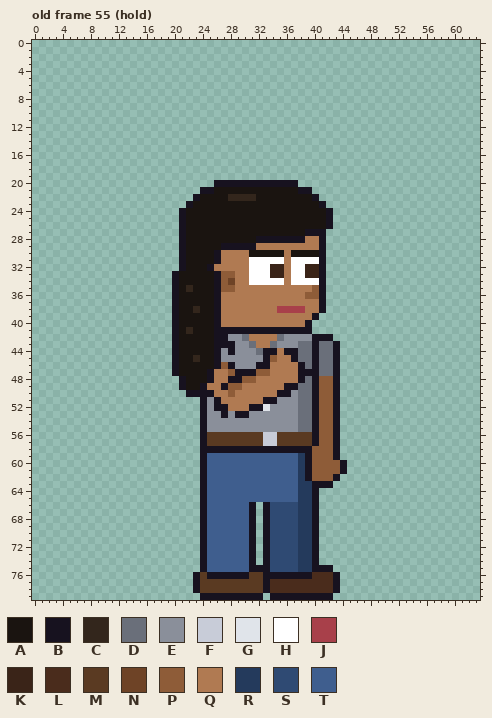
Two versions of one pixel-art file, sprites/expo/expo_priya_right_anim.aseprite. That is the earlier state.
64x80 pixels, 123 frames. Colours within 5 levels of each other are drawn and written as one. Shown: old frame 55 (hold). The commit also changed other frames, which this record leaves out.
Visible layers, top first: "Arm Top", "Hair", "Face", "Watch", "Near Arm", "Collar", "Belt", "Shirt", "Body", "Back Arm", "Pants", "Shoes".
Palette (. is transparent): A #1a1410  B #17121f  C #33261c  D #6a6f7a  E #8a8f9a  F #c8ccd8  G #e0e4ea  H #ffffff  J #a8404a  K #3a2418  L #4a2c1c  M #5a3a22  N #6e4326  P #8e5c38  Q #b07a52  R #243a5c  S #2f4a73  T #3f5e8e
Pixels before, old frame 55 (hold) (only the part around the change), first column x 0:
11 ............................................................
12 ............................................................
13 ............................................................
14 ............................................................
15 ............................................................
16 ............................................................
17 ............................................................
18 ............................................................
19 ............................................................
20 ..........................BBBBBBBBBBBB......................
21 ........................BBAAAAAAAAAAAABB....................
22 .......................BAAAACCCCAAAAAAAAB...................
23 ......................BAAAAAAAAAAAAAAAAAAB..................
24 .....................BAAAAAAAAAAAAAAAAAAAAB.................
25 .....................BAAAAAAAAAAAAAAAAAAAAB.................
26 .....................BAAAAAAAAAAAAAAAAAAAAB.................
27 .....................BAAAAAAAAAAAAAAAAABBB..................
28 .....................BAAAAAAAAAABBBBBBBQQB..................
29 .....................BAAAAABBBBBQQQQQQQQQB..................
30 .....................BAAAABQQQQAAAAAQAAAAB..................
31 .....................BAAAABQQQQHHHHHQHHHHB..................
32 .....................BAAABQQQQQHHHKKQHHKKB..................
33 ....................BAAAAABPPQQHHHKKQHHKKB..................
34 ....................BAAAAABPNQQHHHHHQHHHHB..................
35 ....................BACAAABPPQQQQQQQQQQQPB..................
36 ....................BAAAAABQQQQQQQQQQQQPPB..................
37 ....................BAAAAABQQQQQQQQQQQQQQB..................
38 ....................BAACAABQQQQQQQQJJJJQQB..................
39 ....................BAAAAABQQQQQQQQQQQQQB...................
40 ....................BAAAAABQQQQQQQQQQQQB....................
41 ....................BACAAABBBBBBBBBBBBBB....................
42 ....................BAAAAABBEEDQQQQDEEEEBBB.................
43 ....................BAAAAABBBEEDQQDEEEDDBDDB................
44 ....................BAAAAABEBEEEDBBQBBDDBDDB................
45 ....................BAACAABEEEEEEBPQQBDDBDDB................
46 ....................BAAAAABPBEEEBBQQQQBDBDDB................
47 ....................BAAAABQQPBBBPPQQQQBBBDDB................
48 .....................BAAABQQBBPPQQQQQQBDBPPB................
49 .....................BAABQQBPPQQQQQQBBDDBPPB................
50 ......................BBBBQQPQQQQQQBBEDDBPPB................
51 ........................BEBQQQQQQBBEEEDDBPPB................
52 ........................BEBBQQQBBGEEEEDDBPPB................
53 ........................BEEBEBBEEEEEEEDDBPPB................
54 ........................BEEEEEEEEEEEEEDDBPPB................
55 ........................BEEEEEEEEEEEEEDDBPPB................
56 ........................BMMMMMMMMFFMMMMMBPPB................
57 ........................BMMMMMMMMFFMMMMMBPPB................
58 ........................BBBBBBBBBBBBBBBBPPPB................
59 ........................BTTTTTTTTTTTTTRBPPPB................
60 ........................BTTTTTTTTTTTTTRBPPPPB...............
61 ........................BTTTTTTTTTTTTTRBPPPPB...............
62 ........................BTTTTTTTTTTTTTRBPPPB................
63 ........................BTTTTTTTTTTTTTRRBBB.................
64 ........................BTTTTTTTTTTTTTRRB...................
65 ........................BTTTTTTTTTTTTTRRB...................
66 ........................BTTTTTTB.BSSSSRRB...................
67 ........................BTTTTTTB.BSSSSRRB...................
68 ........................BTTTTTTB.BSSSSRRB...................
69 ........................BTTTTTTB.BSSSSRRB...................
70 ........................BTTTTTTB.BSSSSRRB...................
71 ........................BTTTTTTB.BSSSSRRB...................
After the commit:
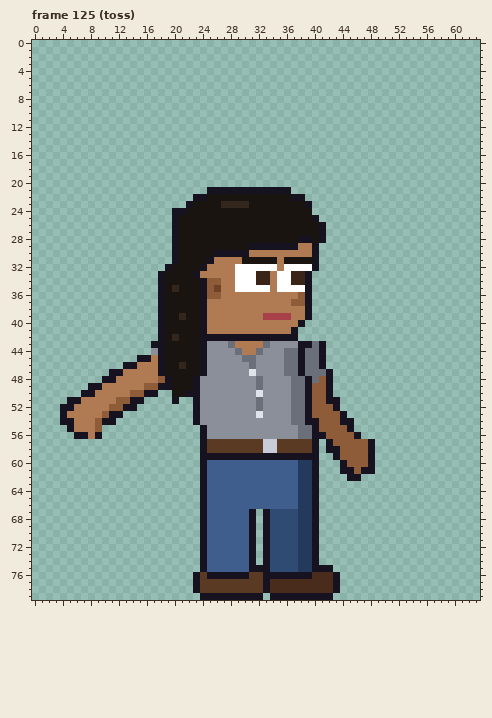
A new or re-ordered frame is compared with the old frame closest to it.
The exact change:
frames 123 -> 129
Frame 125 (toss) is new; against old frame 55 (hold):
y 20: x 26..37 BBBBBBBBBBBB -> ............
y 21: x 24 B -> .; x 26..39 AAAAAAAAAAAABB -> BBBBBBBBBBB...
y 22: x 24 A -> B; x 28..31 CCCC -> AAAA; x 37..40 AAAB -> BB..
y 23: x 27..30 AAAA -> CCCC; x 39..41 AAB -> B..
y 24: x 20 . -> B; x 40..42 AAB -> ...
y 25: x 20..21 .B -> BA; x 40..42 AAB -> B..
y 26: x 20..21 .B -> BA; x 41..42 AB -> B.
y 27: x 20..21 .B -> BA; x 39..40 BB -> AA
y 28: x 20..21 .B -> BA; x 32..37 BBBBBB -> AAAAAA; x 39..40 QQ -> BA
y 29: x 20..21 .B -> BA; x 27..30 BBBB -> AAAA; x 32..37 QQQQQQ -> BBBBBB; x 40..41 QB -> B.
y 30: x 20..21 .B -> BA; x 27..35 QQQQAAAAA -> BBBBQQQQQ; x 37..41 AAAAB -> QQQB.
y 31: x 20..21 .B -> BA; x 25..26 AB -> BQ; x 30..41 QHHHHHQHHHHB -> AAAAAQAAAAB.
y 32: x 19..21 ..B -> BAA; x 24..25 AB -> BQ; x 29..30 QQ -> HH; x 34..36 KKQ -> HQH; x 39..41 KKB -> HB.
y 33: x 18..20 ..B -> BAA; x 23..30 AAABPPQQ -> BQQQQQHH; x 32..41 HHKKQHHKKB -> KKQHHKKB..
y 34: x 18..20 ..B -> BAA; x 24..30 AABPNQQ -> BPPQQHH; x 32..34 HHH -> KKQ; x 36..41 QHHHHB -> HKKB..
y 35: x 18..20 ..B -> BAC; x 22 C -> A; x 24..33 AABPPQQQQQ -> BPNQQHHHHH; x 35..41 QQQQQPB -> HHHHB..
y 36: x 18..20 ..B -> BAA; x 24..26 AAB -> BPP; x 38..41 QPPB -> PB..
y 37: x 18..20 ..B -> BAA; x 24..26 AAB -> BQQ; x 37..41 QQQQB -> PPB..
y 38: x 18..20 ..B -> BAA; x 23..26 CAAB -> ABQQ; x 35..41 JJJJQQB -> QQQQB..
y 39: x 18..21 ..BA -> BAAC; x 24..26 AAB -> BQQ; x 33..36 QQQQ -> JJJJ; x 39..40 QB -> B.
y 40: x 18..20 ..B -> BAA; x 24..26 AAB -> BQQ; x 38..39 QB -> B.
y 41: x 18..20 ..B -> BAA; x 22 C -> A; x 24..36 AABBBBBBBBBBB -> BQQQQQQQQQQQQ; x 38..39 BB -> ..
y 42: x 18..20 ..B -> BAC; x 24..25 AA -> BB; x 28..42 EEDQQQQDEEEEBBB -> BBBBBBBBBB.....
y 43: x 17..20 ...B -> BBAA; x 24..31 AABBBEED -> BEEEDQQQ; x 33..34 QD -> DE; x 38..43 DDBDDB -> BBDB..
y 44: x 17..20 ...B -> EBAA; x 24..26 AAB -> BEE; x 28..31 BEEE -> EDQQ; x 33..38 BBQBBD -> EEEDDB; x 40..43 BDDB -> DB..
y 45: x 15..20 .....B -> BBQBAA; x 23..26 CAAB -> ABEE; x 30..31 EE -> DD; x 33..38 BPQQBD -> EEEDDB; x 40..43 BDDB -> DB..
y 46: x 13..21 .......BA -> BBQQQBAAC; x 24..28 AABPB -> BEEEE; x 31..37 EBBQQQQ -> DEEEEDD; x 40..43 BDDB -> DB..
y 47: x 11..20 .........B -> BBQQQQQBAA; x 24..37 ABQQPBBBPPQQQQ -> BEEEEEEGEEEEDD; x 39..40 BB -> DD; x 42..43 DB -> B.
y 48: x 10..21 ...........B -> BBQQQQQQPBAA; x 23..40 AABQQBBPPQQQQQQBDB -> BEEEEEEEEDEEEEDDBD; x 42..43 PB -> B.
y 49: x 8..21 .............B -> BBQQQQQQPPBBAA; x 23..37 ABQQBPPQQQQQQBB -> BEEEEEEEEDEEEED; x 39..40 DB -> BP; x 42..43 PB -> B.
y 50: x 7..17 ........... -> BBQQQQQPPBB; x 20..21 .. -> AA; x 24..37 BBQQPQQQQQQBBE -> EEEEEEEEGEEEED; x 39..40 DB -> BP; x 42..43 PB -> B.
y 51: x 5..15 ........... -> BBQQQQQPPBB; x 20 . -> B; x 23..24 .B -> BE; x 26..34 BQQQQQQBB -> EEEEEEDEE; x 37 E -> D; x 39..40 DB -> BP; x 42 P -> B
y 52: x 4..14 ........... -> BBQQQQQPPBB; x 23..24 .B -> BE; x 26..33 BBQQQBBG -> EEEEEEDE; x 37 E -> D; x 39..40 DB -> BP
y 53: x 4..12 ......... -> BQQQQQPBB; x 23..24 .B -> BE; x 27 B -> E; x 29..30 BB -> EE; x 32 E -> G; x 37 E -> D; x 39..40 DB -> BP; x 43..44 B. -> PB
y 54: x 4..11 ........ -> BBQQQPBB; x 23..24 .B -> BE; x 37 E -> D; x 39 D -> B; x 43..45 B.. -> PBB
y 55: x 5..9 ..... -> BQQQP; x 43..45 B.. -> PPB
y 56: x 6..9 .... -> BBQB; x 25..39 MMMMMMMMFFMMMMM -> EEEEEEEEEEEEEDD; x 41 P -> B; x 43..46 B... -> PPPB
y 57: x 41..48 PPB..... -> .BPPPPPB
y 58: x 25..42 BBBBBBBBBBBBBBBPPP -> MMMMMMMMFFMMMMMB.B; x 44..48 ..... -> PPPPB
y 59: x 25..38 TTTTTTTTTTTTTR -> BBBBBBBBBBBBBB; x 40..42 PPP -> B..; x 44..48 ..... -> PPPPB
y 60: x 39..43 BPPPP -> RB...; x 45..48 .... -> PPPB
y 61: x 39..43 BPPPP -> RB...; x 45..48 .... -> BPBB
y 62: x 39..43 BPPPB -> RB...; x 45..46 .. -> BB
y 63: x 41..42 BB -> ..
y 66: x 31..37 B.BSSSS -> TTTTTTT
Changed places in both pictures, as pixel boxes (x1, y1, x2, y2):
changed: (60, 180, 375, 509)
